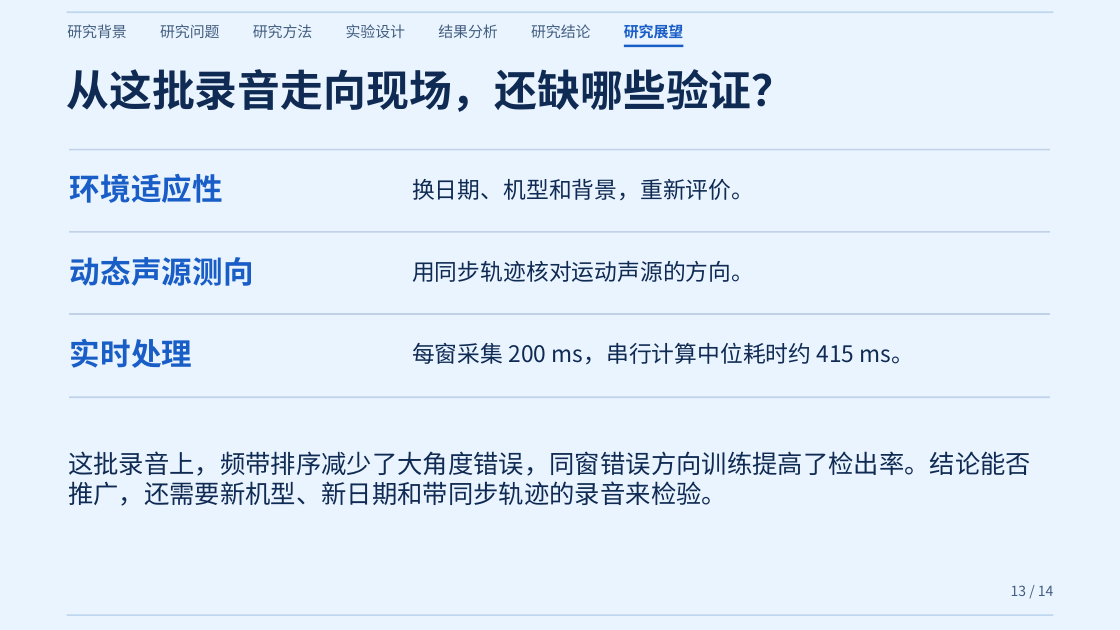
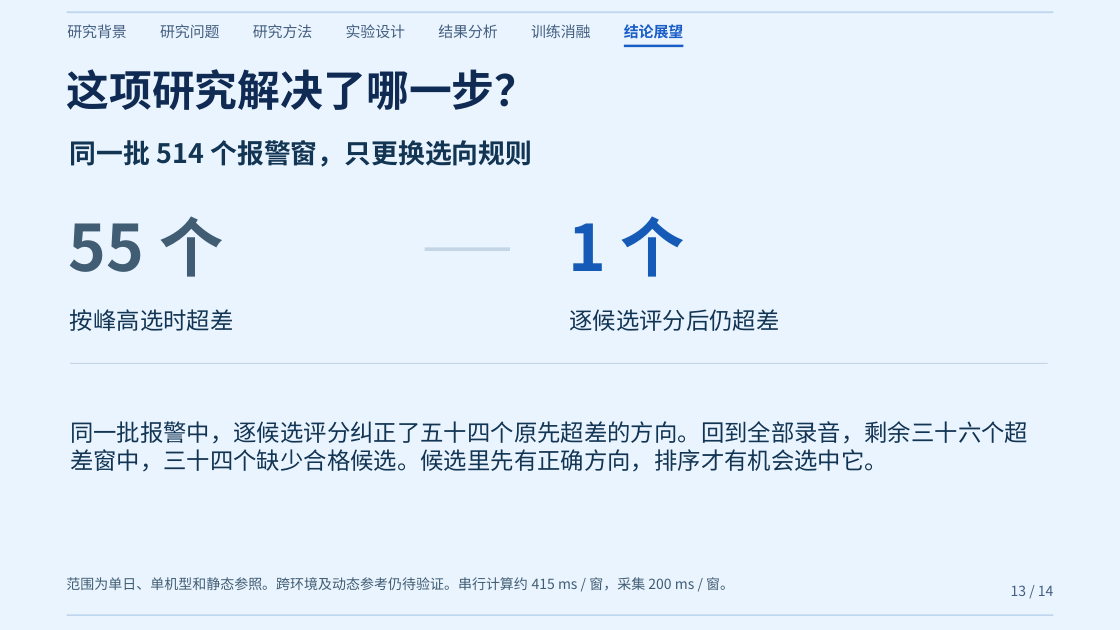
Before and after one commit to coffeeeeffoc/uav-acoustic-detection-localization, a slide deck: slide 13 of paper/公开演讲/研究汇报版/02 研究汇报照读版.pptx. Drawn at 1120x630 pixels with LibreOffice and Linux fonts; fonts in the diff are those of the drawing. Boxes give left, top, right and bottom in pixels: in the first picture for what was removed or moved away, otherwise in the second. Text is boxed around its words. In the diff, an @@ line names an element or a change of style, - is before the commit and + after.

Commit message:
以实测选峰案例和逐窗配对讲清研究贡献

```diff
--- a/paper/公开演讲/研究汇报版/02 研究汇报照读版.pptx
+++ b/paper/公开演讲/研究汇报版/02 研究汇报照读版.pptx
@@ text at bbox=[531, 24, 590, 38]: text changed @@
-研究结论
+训练消融
@@ text at bbox=[624, 24, 683, 39]: text changed @@
-研究展望
+结论展望
@@ text at bbox=[67, 69, 538, 110]: text changed @@
-从这批录音走向现场，还缺哪些验证？
+这项研究解决了哪一步？
@@ rectangle removed at bbox=[69, 149, 1050, 150] @@
@@ text added at bbox=[70, 140, 532, 167], 23 pt, text #123553, bold @@
+同一批 514 个报警窗，只更换选向规则
@@ text removed at bbox=[70, 174, 223, 203] @@
-环境适应性
@@ text removed at bbox=[412, 179, 754, 200] @@
-换日期、机型和背景，重新评价。
@@ rectangle removed at bbox=[69, 231, 1050, 233] @@
@@ text added at bbox=[69, 216, 223, 277], 55 pt, text #405D73, bold @@
+55 个
@@ text added at bbox=[568, 216, 685, 277], 55 pt, text #155AB6, bold @@
+1 个
@@ text removed at bbox=[70, 256, 254, 286] @@
-动态声源测向
@@ text removed at bbox=[412, 261, 754, 282] @@
-用同步轨迹核对运动声源的方向。
@@ rectangle added at bbox=[425, 247, 510, 250], fill #C4D6E6 @@
@@ rectangle removed at bbox=[69, 313, 1050, 315] @@
@@ text added at bbox=[70, 309, 234, 331], 20 pt, text #123553 @@
+按峰高选时超差
@@ text added at bbox=[569, 309, 779, 331], 20 pt, text #123553 @@
+逐候选评分后仍超差
@@ text removed at bbox=[70, 339, 192, 368] @@
-实时处理
@@ text removed at bbox=[412, 343, 915, 364] @@
-每窗采集 200 ms，串行计算中位耗时约 415 ms。
@@ rectangle: place and size @@
-rectangle at bbox=[69, 397, 1050, 398]
+rectangle at bbox=[70, 363, 1048, 364]
@@ rectangle at bbox=[70, 363, 1048, 364]: fill #C1D2E8 to #C4D6E6 @@
@@ text added at bbox=[70, 421, 1028, 472], 20 pt, text #123553 @@
+同一批报警中，逐候选评分纠正了五十四个原先超差的方向。回到全部录音，剩余三十六个超差窗中，三十四个缺少合格候选。候选里先有正确方向，排序才有机会选中它。
@@ text removed at bbox=[68, 451, 1031, 506] @@
-这批录音上，频带排序减少了大角度错误，同窗错误方向训练提高了检出率。结论能否推广，还需要新机型、新日期和带同步轨迹的录音来检验。
@@ text added at bbox=[66, 577, 734, 590], 12 pt, text #405D73 @@
+范围为单日、单机型和静态参照。跨环境及动态参考仍待验证。串行计算约 415 ms / 窗，采集 200 ms / 窗。
```
Also in this commit, not shown: 12 other slides changed, 3 other files.
